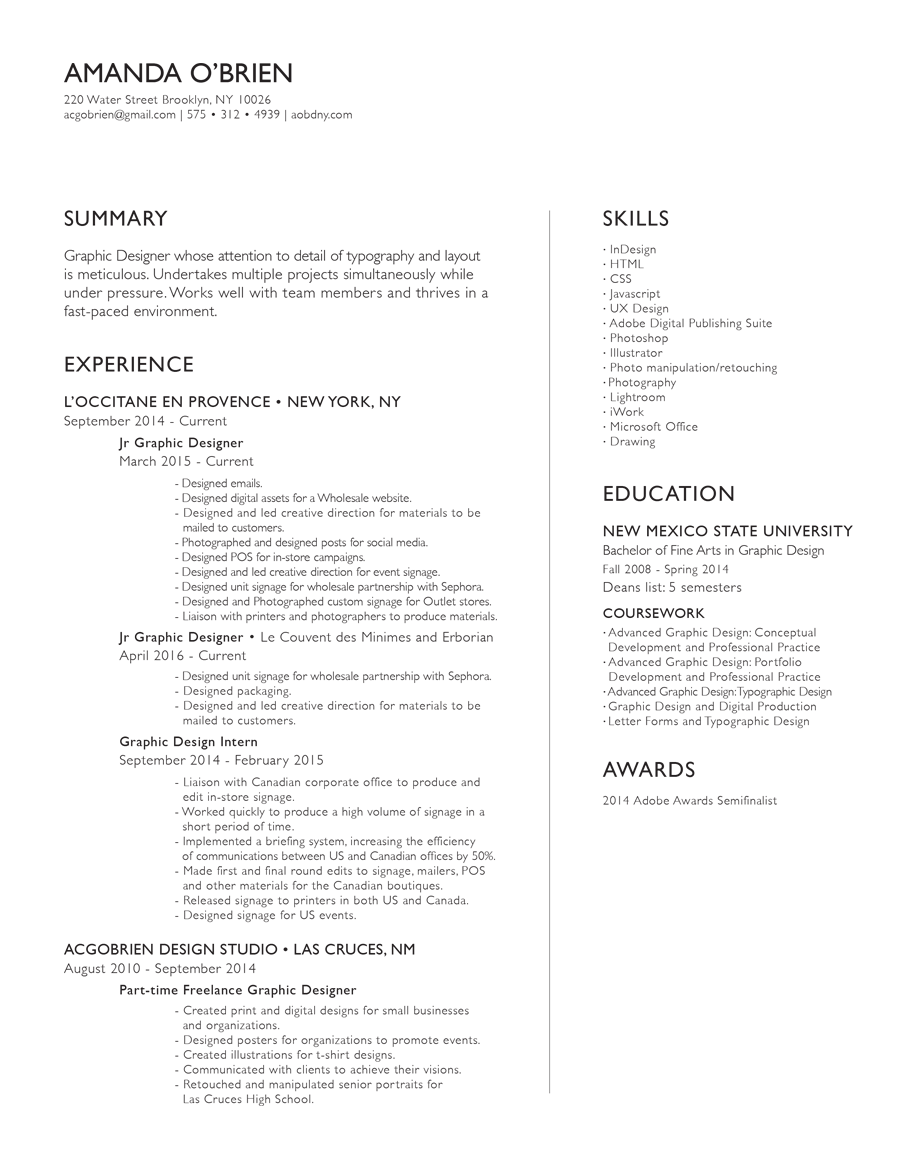
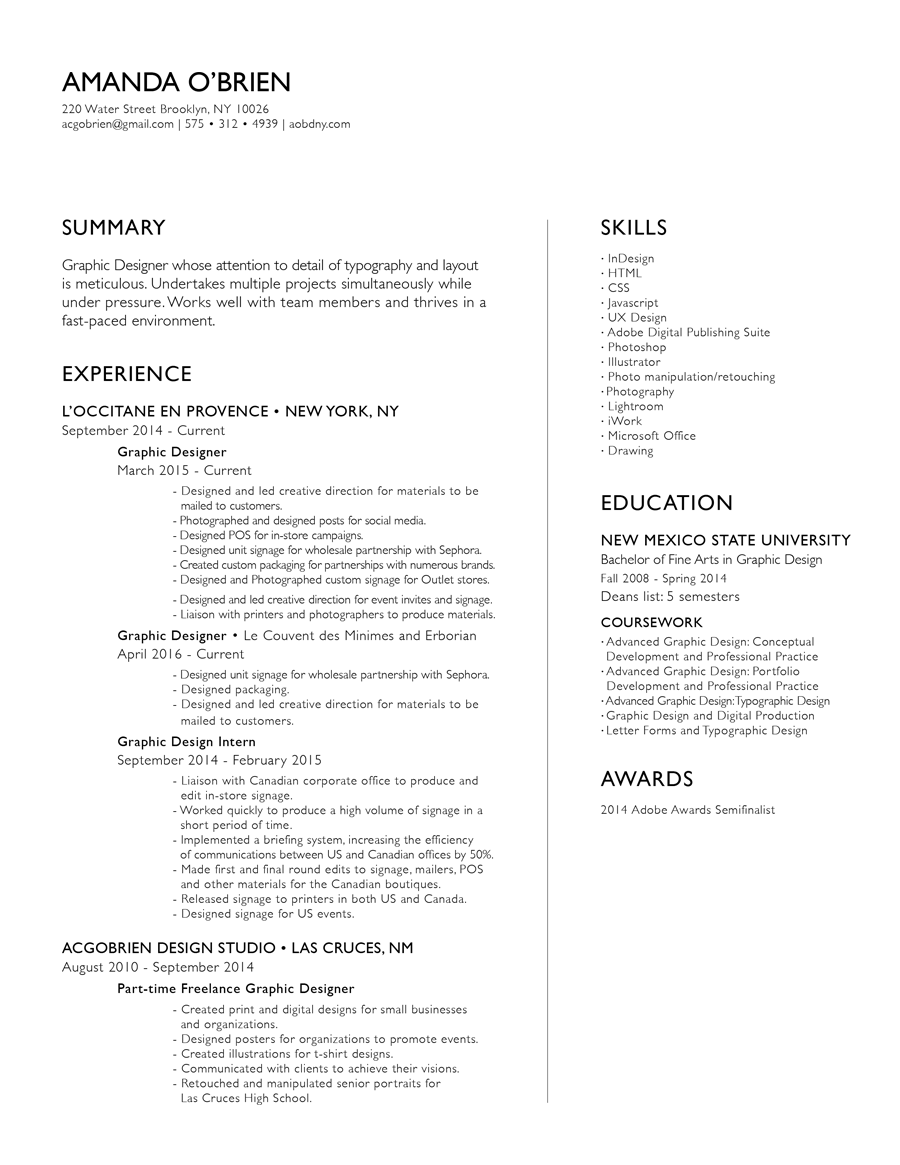
Two versions of the same layered image (900×1165). Layer-by-layer changes:
added layer "Layer 2" above "Layer 3" over [62, 72, 851, 1105]
added layer "Layer 3" above "Layer 1" over [62, 63, 853, 1106]
hid "Layer 1" over [62, 63, 853, 1106]
hid "Layer 0" over [62, 63, 853, 1106]
